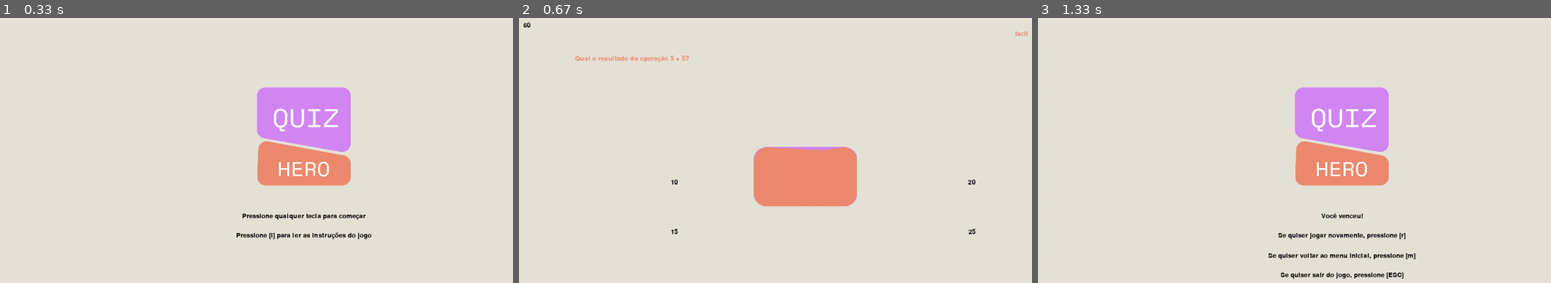
Above: before the commit, frames 1-3 (left to right).
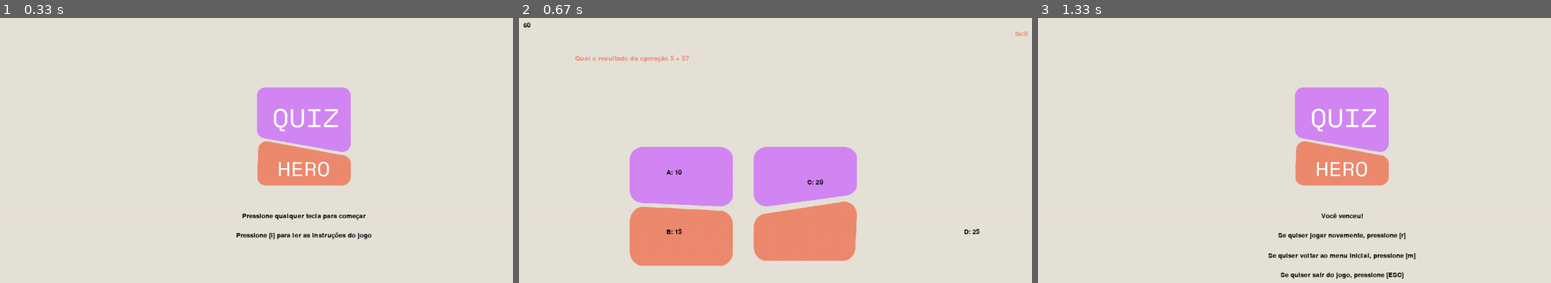
Above: after the commit, the same moments.

Repository: insper-classroom/devlife-23-1-projeto-pygame-jonas-pelegrina-gabriel-mendes
Game: pygame game, started from jogo.py
Two runs of this game, one before a commit and one after it. Both use one fixed random seed, a clock stepped at 60 frames per second and the inputs below.
Inputs:
- Up to frame 1 (0.33 s): no input
- Up to frame 2 (0.67 s): tap Enter at 0.33 s
- Up to frame 3 (1.33 s): tap A at 0.67 s

Frame 1 is identical in both runs. In frame 2, 17% of the frame differs, in the area x 21-90%, y 48-94%; in frame 3, nothing differs.

Commit message:
Jogo começando a ficar bonito a Home

Diff:
--- a/jogo.py
+++ b/jogo.py
@@ -77,26 +77,26 @@
 
         # Tela de jogo
         elif inicio_jogo:
+            # Criando retangulo
+            window.blit(retangulo_a,(250, 300))
+            window.blit(retangulo_b,(500, 300))
+            window.blit(retangulo_c,(250, 420))
+            window.blit(retangulo_d,(500, 410))
             # Pergunta do jogo
             titulo = fonte_jogo.render(questao_sorteada_facil['titulo'], True, LARANJA)
             opcoes = questao_sorteada_facil['opcoes']
-            opcao_a = fonte_jogo.render(opcoes['A'], True, PRETO)
-            opcao_b = fonte_jogo.render(opcoes['B'], True, PRETO)
-            opcao_c = fonte_jogo.render(opcoes['C'], True, PRETO)
-            opcao_d = fonte_jogo.render(opcoes['D'], True, PRETO)
+            opcao_a = fonte_jogo.render('A: ' + opcoes['A'], True, PRETO)
+            opcao_b = fonte_jogo.render('B: ' + opcoes['B'], True, PRETO)
+            opcao_c = fonte_jogo.render('C: ' + opcoes['C'], True, PRETO)
+            opcao_d = fonte_jogo.render('D: ' + opcoes['D'], True, PRETO)
             resposta = questao_sorteada_facil['correta']
             window.blit (titulo, (WIDTH/2 - 500, HEIGHT/10 - titulo.get_height()/2 + 50))
-            window.blit (opcao_a, (WIDTH/2 - opcao_a.get_width()/2 - 300, HEIGHT/10 - opcao_a.get_height()/2 + 300))
+            window.blit (opcao_a, (WIDTH/2 - opcao_a.get_width()/2 - 300, HEIGHT/10 - opcao_a.get_height()/2 + 280))
             window.blit (opcao_b, (WIDTH/2 - opcao_b.get_width()/2 - 300, HEIGHT/10 - opcao_b.get_height()/2 + 400))
-            window.blit (opcao_c, (WIDTH/2 - opcao_c.get_width()/2 + 300, HEIGHT/10 - opcao_c.get_height()/2 + 300))
+            window.blit (opcao_c, (WIDTH/2 - opcao_c.get_width(), HEIGHT/10 - opcao_c.get_height()/2 + 300))
             window.blit (opcao_d, (WIDTH/2 - opcao_d.get_width()/2 + 300, HEIGHT/10 - opcao_d.get_height()/2 + 400))
 
 
-            # Criando retangulo
-            window.blit(retangulo_a,(500, 300))
-            window.blit(retangulo_b,(500, 300))
-            window.blit(retangulo_c,(500, 300))
-            window.blit(retangulo_d,(500, 300))
 
 
             # Texto/Dificuldade
